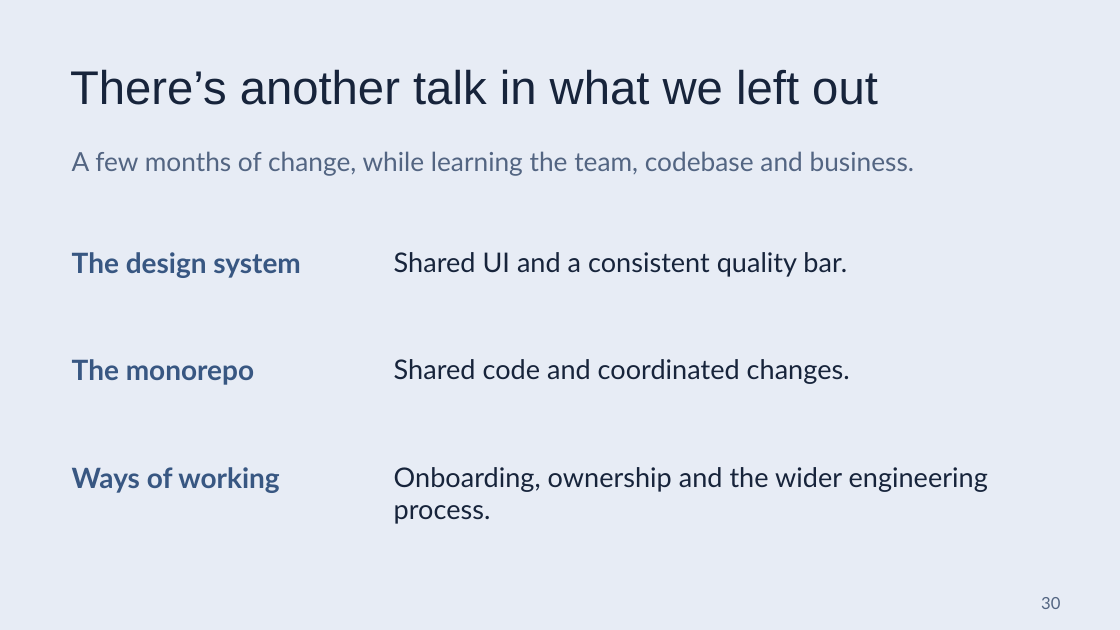
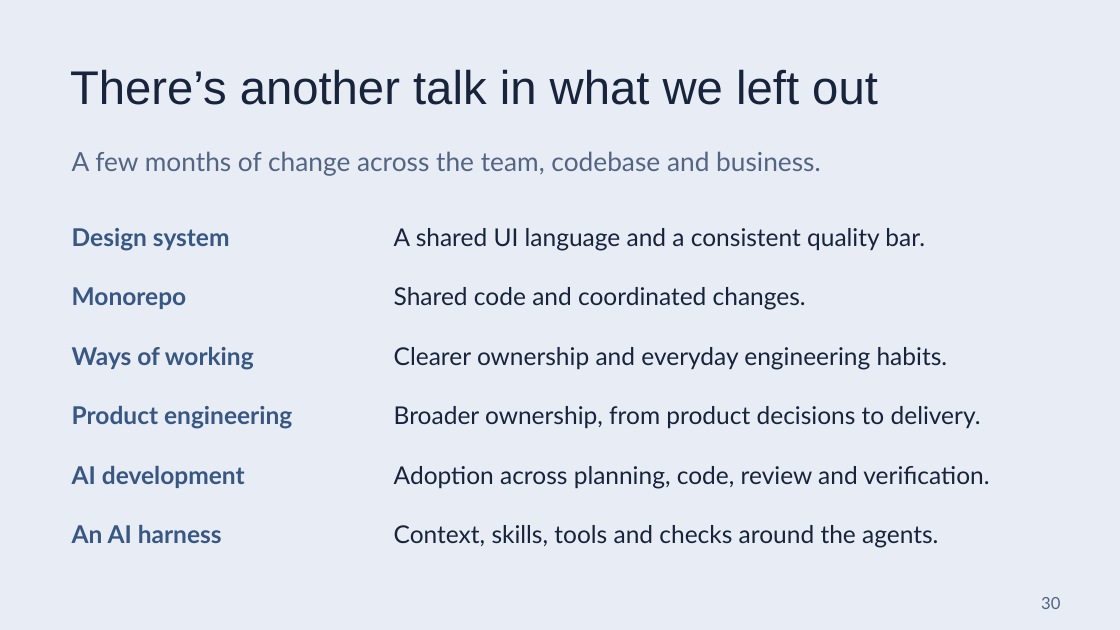
Before and after one commit to JohnAdib/mradib.com, a slide deck: slide 30 of resources/talks/beyond-the-qa-bottleneck.pptx. Drawn at 1120x630 pixels with LibreOffice and Linux fonts; fonts in the diff are those of the drawing. Boxes give left, top, right and bottom in pixels: in the first picture for what was removed or moved away, otherwise in the second. Text is boxed around its words. In the diff, an @@ line names an element or a change of style, - is before the commit and + after.

```diff
--- a/resources/talks/beyond-the-qa-bottleneck.pptx
+++ b/resources/talks/beyond-the-qa-bottleneck.pptx
@@ text at [72, 151, 821, 176]: text changed @@
-A few months of change, while learning the team, codebase and business.
+A few months of change across the team, codebase and business.
@@ text at [72, 228, 230, 251]: text changed; size 24 to 21 pt @@
-The design system
+Design system
@@ text at [394, 228, 925, 251]: text changed; size 23.2 to 21 pt @@
-Shared UI and a consistent quality bar.
+A shared UI language and a consistent quality bar.
@@ text at [72, 287, 187, 309]: text changed; size 24 to 21 pt @@
-The monorepo
+Monorepo
@@ text "Shared code and coordinated changes.": place and size @@
-text "Shared code and coordinated changes." at [394, 359, 850, 384]
+text "Shared code and coordinated changes." at [394, 287, 806, 310]
@@ text "Shared code and coordinated changes." at [394, 287, 806, 310]: size 23.2 to 21 pt @@
@@ text "Ways of working": place and size @@
-text "Ways of working" at [72, 467, 279, 493]
+text "Ways of working" at [72, 347, 254, 370]
@@ text "Ways of working" at [72, 347, 254, 370]: size 24 to 21 pt @@
@@ text added at [394, 347, 948, 370], 21 pt, text #17243B @@
+Clearer ownership and everyday engineering habits.
@@ text added at [72, 406, 292, 429], 21 pt, text #385782, bold @@
+Product engineering
@@ text added at [394, 406, 981, 429], 21 pt, text #17243B @@
+Broader ownership, from product decisions to delivery.
@@ text added at [72, 466, 245, 488], 21 pt, text #385782, bold @@
+AI development
@@ text removed at [394, 467, 988, 524] @@
-Onboarding, ownership and the wider engineering process.
@@ text added at [394, 466, 989, 489], 21 pt, text #17243B @@
+Adoption across planning, code, review and verification.
@@ text added at [72, 525, 222, 543], 21 pt, text #385782, bold @@
+An AI harness
@@ text added at [394, 525, 938, 548], 21 pt, text #17243B @@
+Context, skills, tools and checks around the agents.
```
Also in this commit, not shown: 22 other slides changed, 6 other files.
